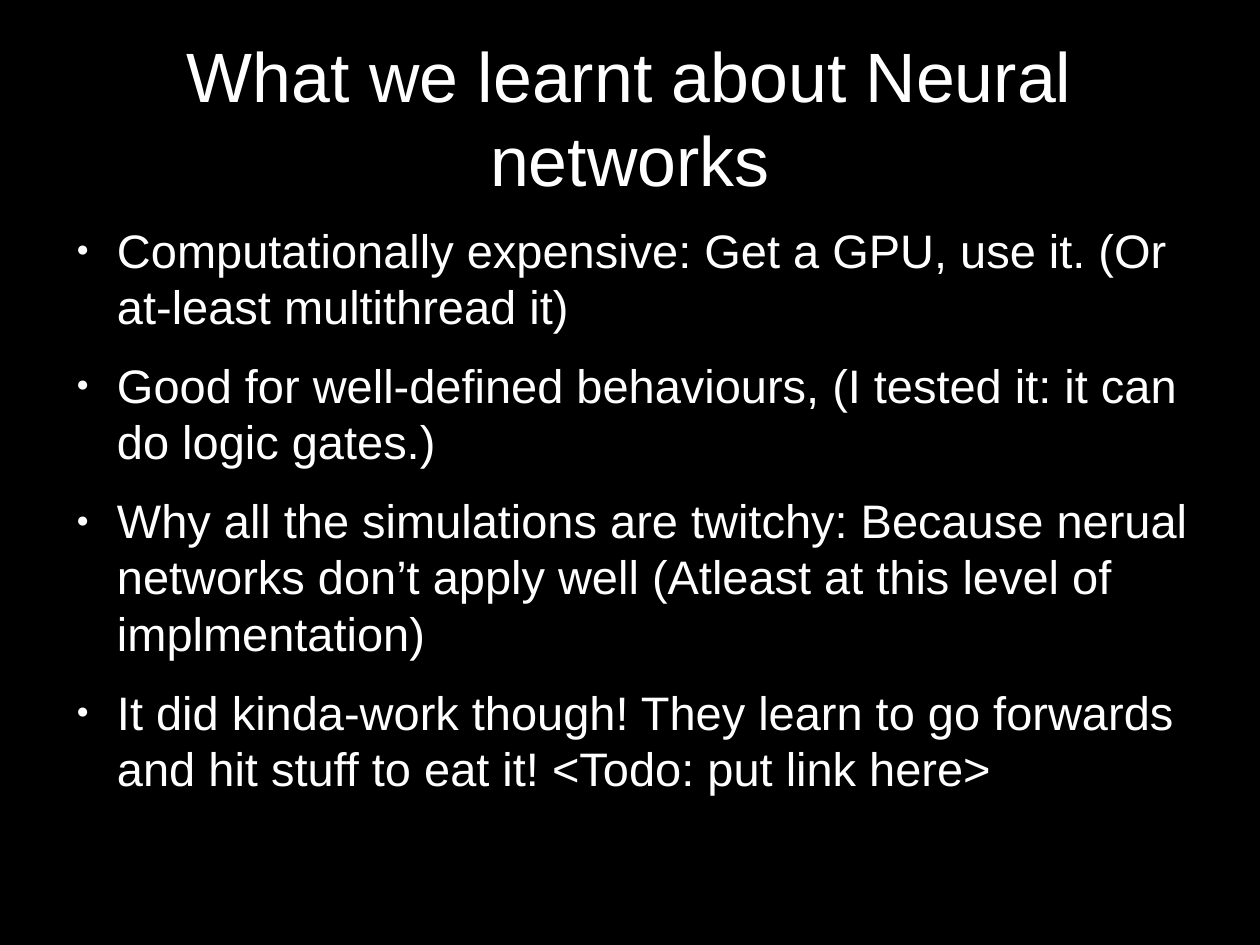
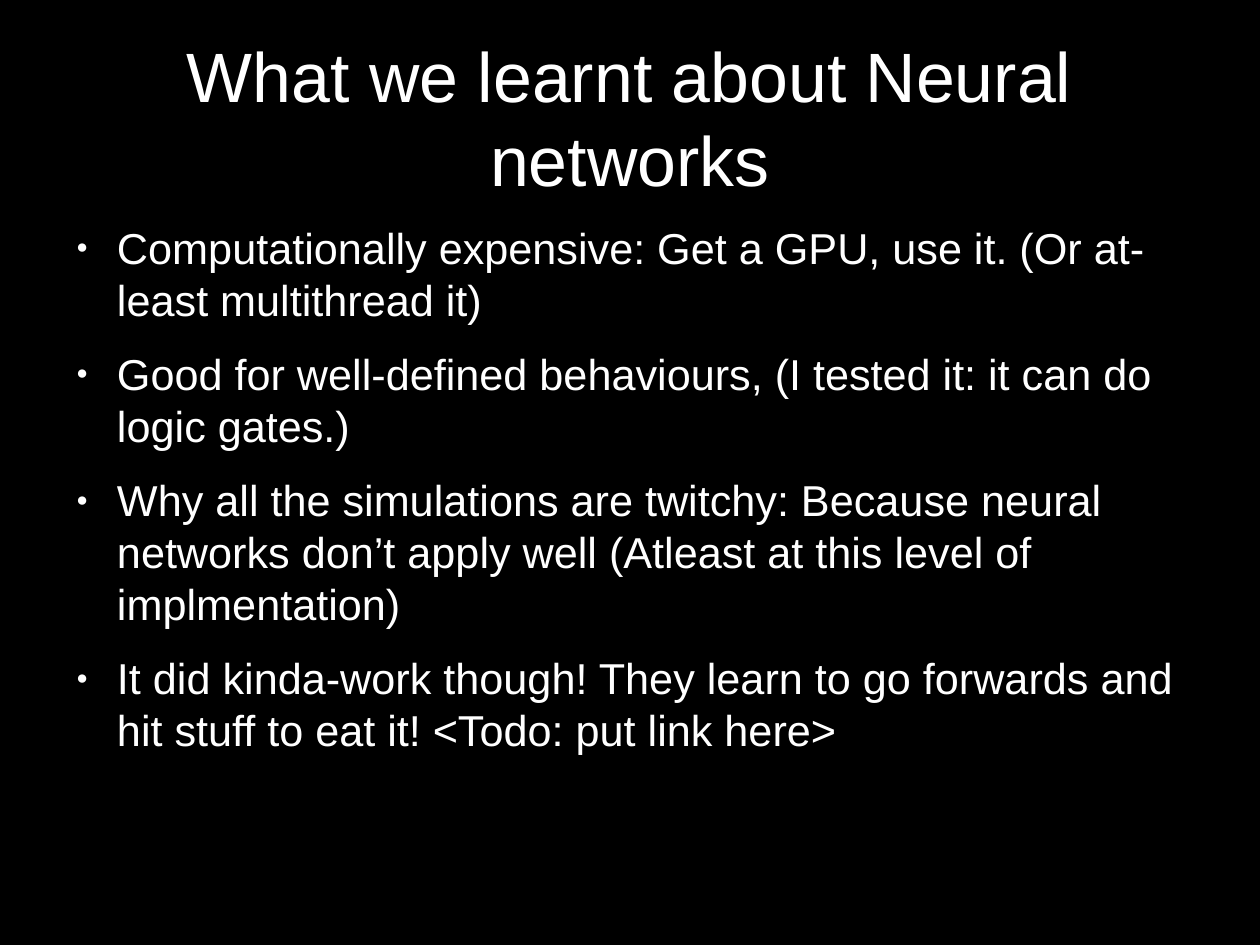
Before and after one commit to ttoocs/Cpsc565_Project, a slide deck: slide 4 of presentation/Emergent Slides.odp. Drawn at 1260x945 pixels with LibreOffice and Linux fonts; fonts in the diff are those of the drawing. Boxes give left, top, right and bottom in pixels: in the first picture for what was removed or moved away, otherwise in the second. Text is boxed around its words. In the diff, an @@ line names an element or a change of style, - is before the commit and + after.

Commit message:
Camilo did stuff!

```diff
--- a/presentation/Emergent Slides.odp
+++ b/presentation/Emergent Slides.odp
@@ text at box(117, 232, 1173, 754): size 29.6 to 27.2 pt in "Computationally expensive: Get a GPU, use it. ...", "Good for well-defined behaviours, (I tested it: ...", "It did kinda-work though! They learn to ..." @@
@@ text at box(117, 484, 1101, 628): text changed; size 29.6 to 27.2 pt @@
-● Why all the simulations are twitchy: Because nerual networks don’t apply well (Atleast at this level of implmentation)
+● Why all the simulations are twitchy: Because neural networks don’t apply well (Atleast at this level of implmentation)
```
